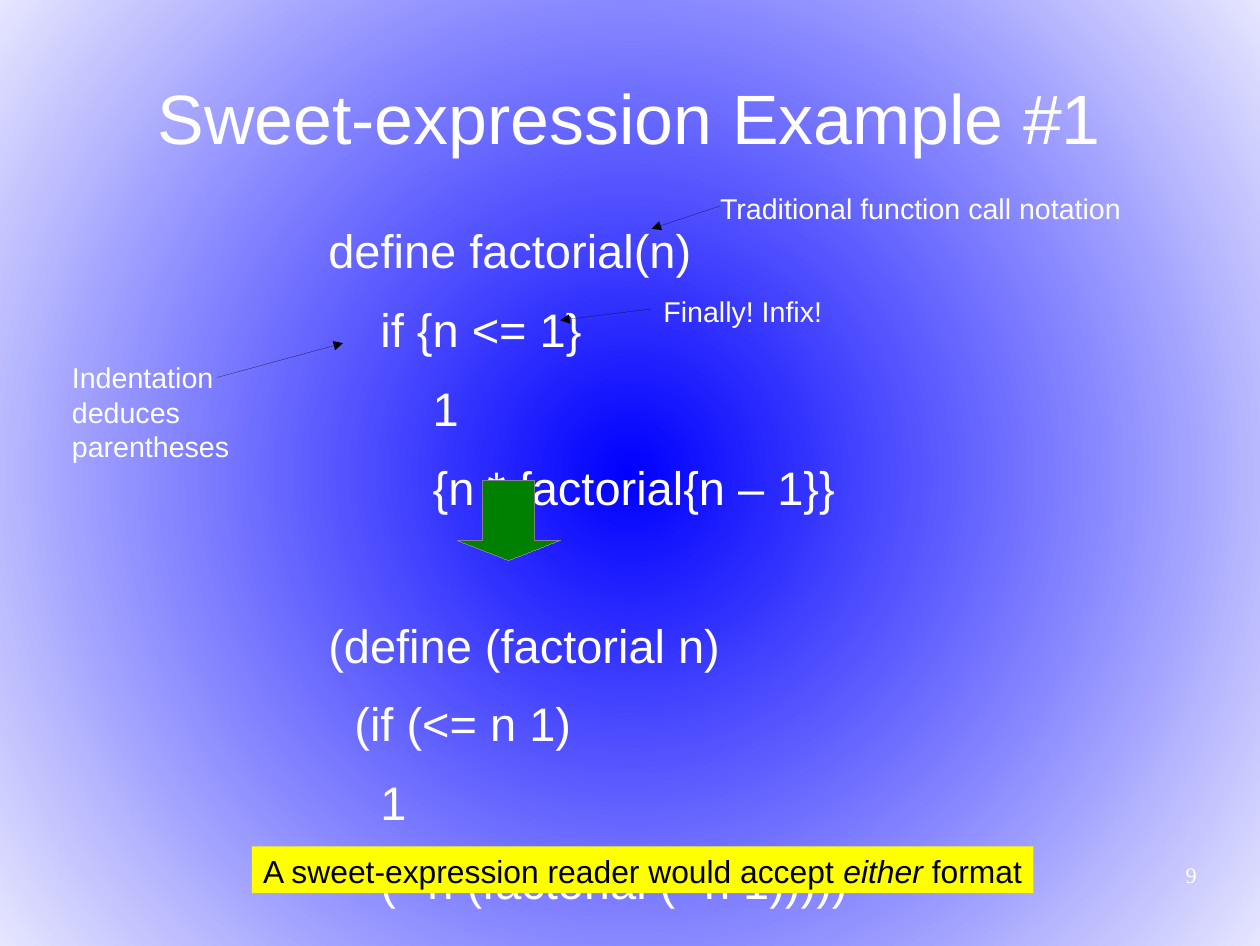
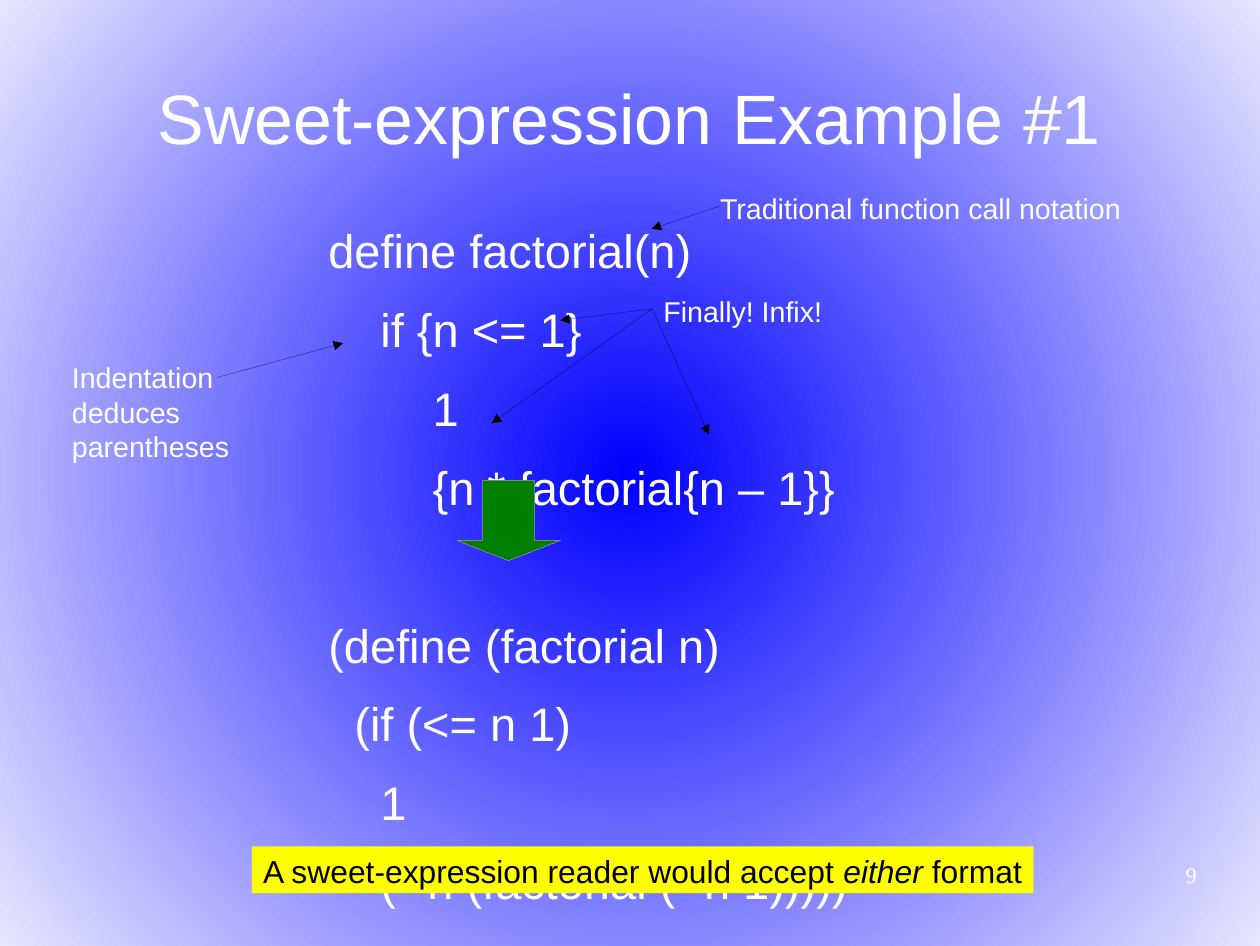
Before and after one commit to martin12333/Readable-Lisp-S-expressions, a slide deck: slide 9 of readable-s-expressions.odp. Drawn at 1260x946 pixels with LibreOffice and Linux fonts; fonts in the diff are those of the drawing. Boxes give left, top, right and bottom in pixels: in the first picture for what was removed or moved away, otherwise in the second. Text is boxed around its words. In the diff, an @@ line names an element or a change of style, - is before the commit and + after.

```diff
--- a/readable-s-expressions.odp
+++ b/readable-s-expressions.odp
@@ arrow added from (652, 309) to (492, 423), #000000 0 pt @@
@@ arrow added from (652, 309) to (709, 434), #000000 0 pt @@
```
Also in this commit, not shown: 13 other slides changed.
